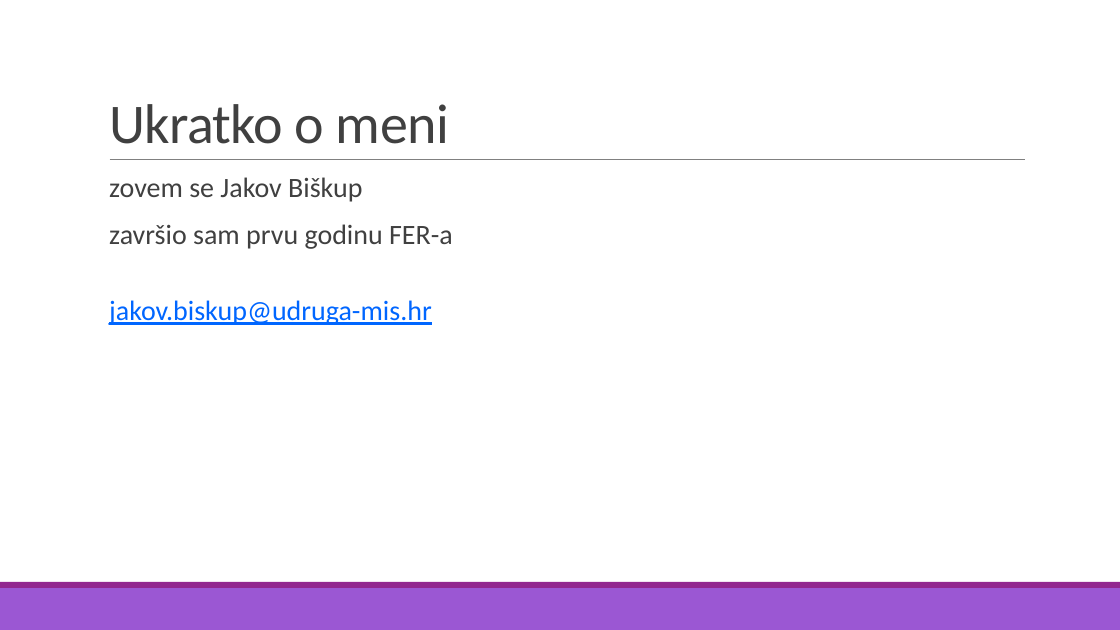
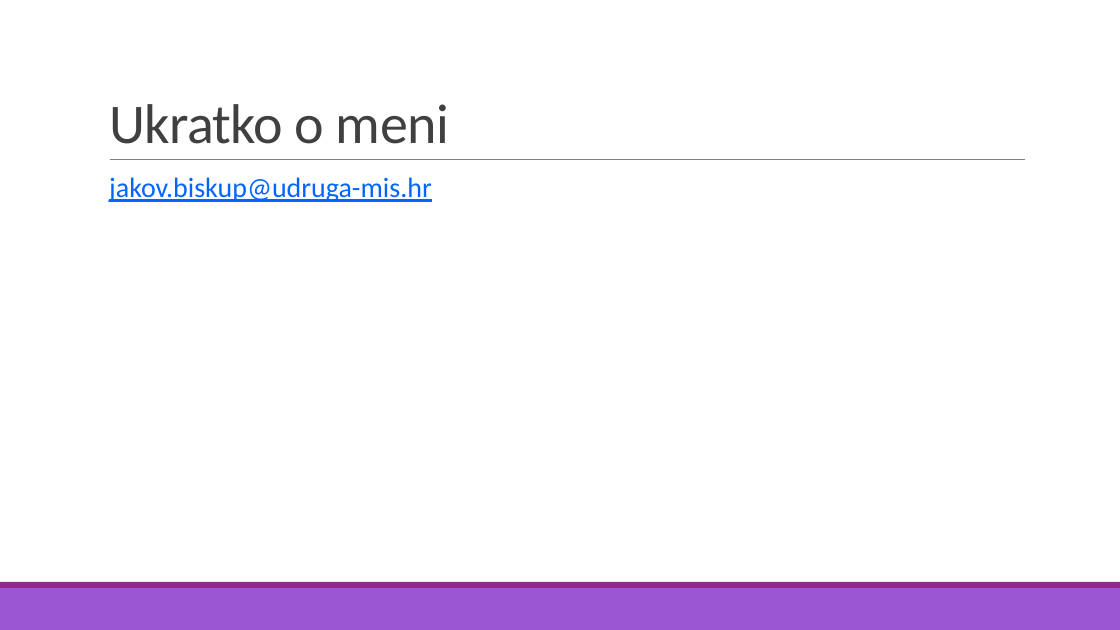
Before and after one commit to MrMirror01/SmartHomeRadionica, a slide deck: slide 2 of UvodnaPrezentacija.pptx. Drawn at 1120x630 pixels with LibreOffice and Linux fonts; fonts in the diff are those of the drawing. Boxes give left, top, right and bottom in pixels: in the first picture for what was removed or moved away, otherwise in the second. Text is boxed around its words. In the diff, an @@ line names an element or a change of style, - is before the commit and + after.

```diff
--- a/UvodnaPrezentacija.pptx
+++ b/UvodnaPrezentacija.pptx
@@ text at [109, 177, 453, 249]: paragraphs removed @@
-  zovem se Jakov Biškup
-  završio sam prvu godinu FER-a
```
Also in this commit, not shown: 2 other slides changed, 2 slides added, 1 slide removed, 1 other file.
